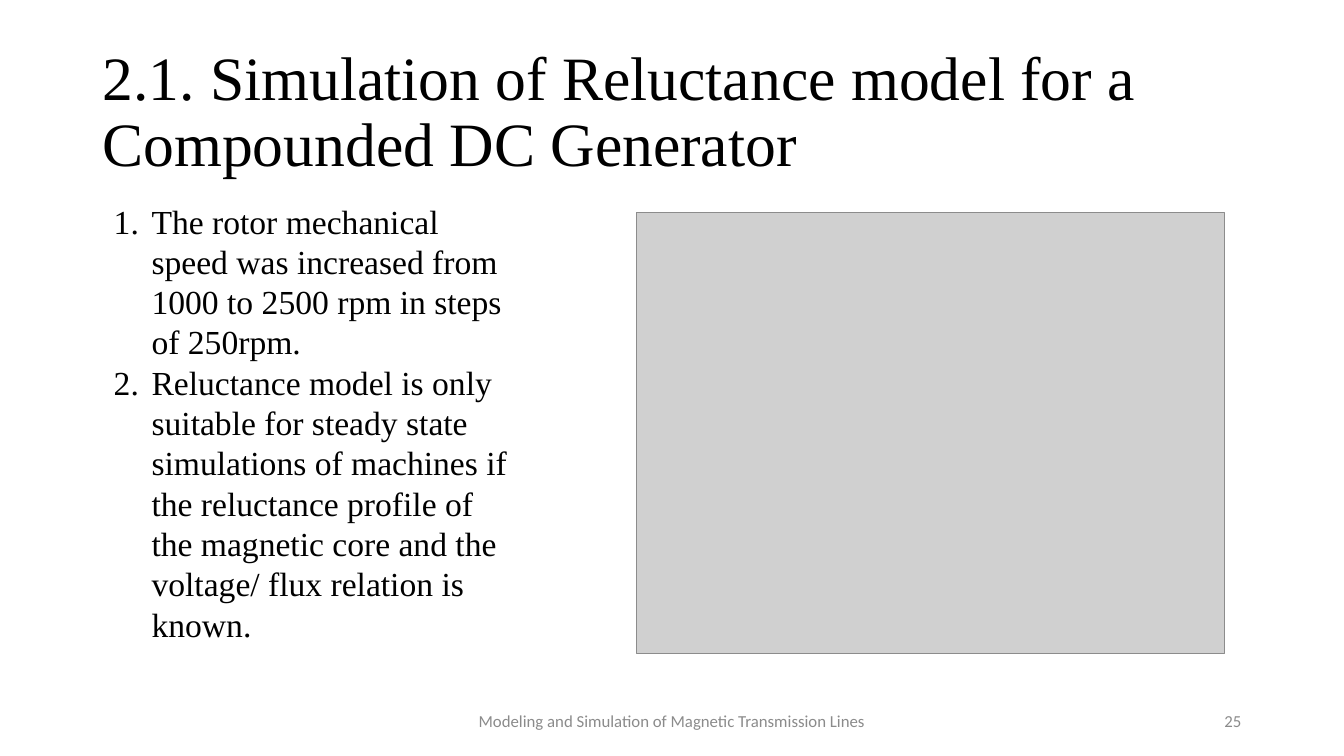
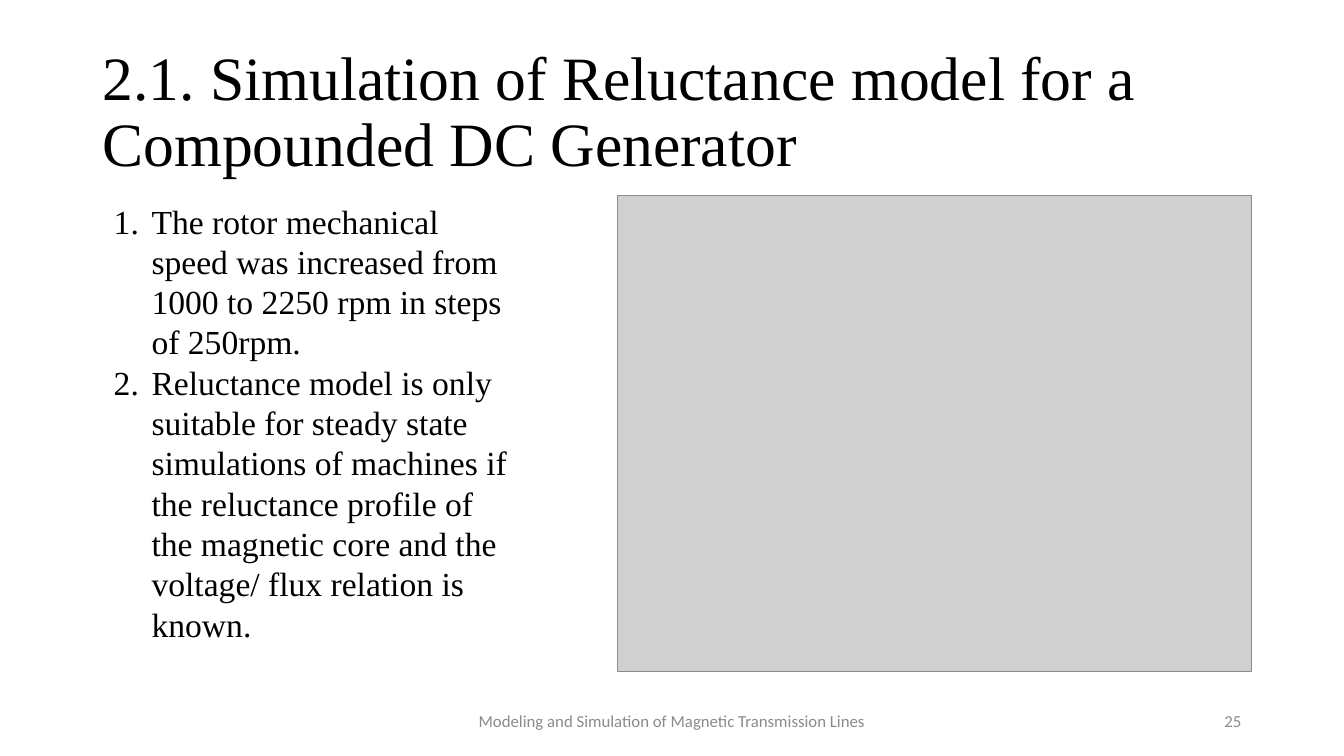
Before and after one commit to MuhammadShamaas1997/MGTL, a slide deck: slide 25 of Thesis/Thesis Final Presentation(1).pptx. Drawn at 1344x756 pixels with LibreOffice and Linux fonts; fonts in the diff are those of the drawing; grey boxes stand for pictures. Boxes give left, top, right and bottom in pixels: in the first picture for what was removed or moved away, otherwise in the second. Text is boxed around its words. In the diff, an @@ line names an element or a change of style, - is before the commit and + after.

```diff
--- a/Thesis/Thesis Final Presentation(1).pptx
+++ b/Thesis/Thesis Final Presentation(1).pptx
@@ picture: place and size @@
-picture at [637, 213, 1225, 654]
+picture at [618, 196, 1252, 671]
@@ text at [152, 210, 501, 361]: text changed @@
-1. The rotor mechanical speed was increased from 1000 to 2500 rpm in steps of 250rpm.
+1. The rotor mechanical speed was increased from 1000 to 2250 rpm in steps of 250rpm.
```
Also in this commit, not shown: 2 other files.
